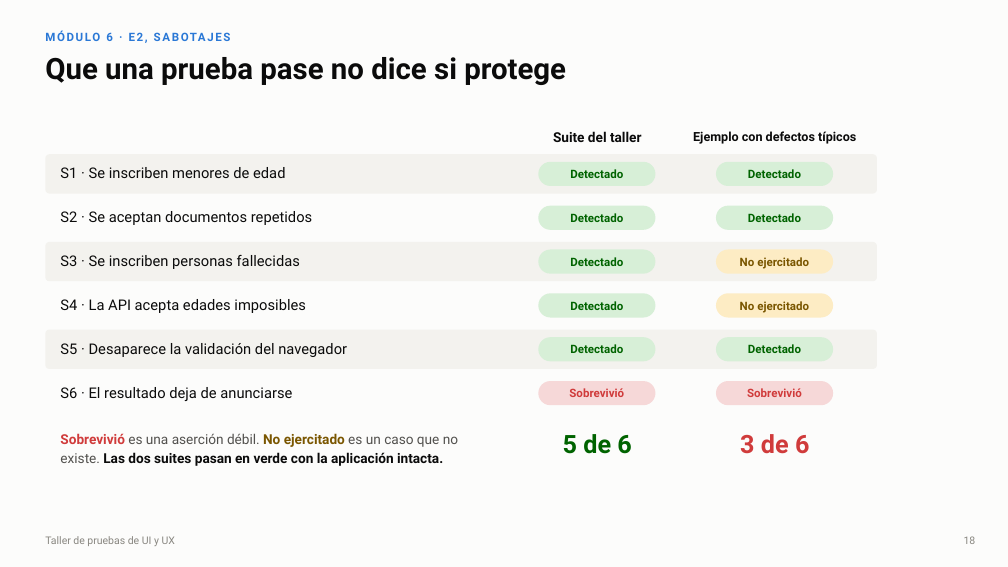
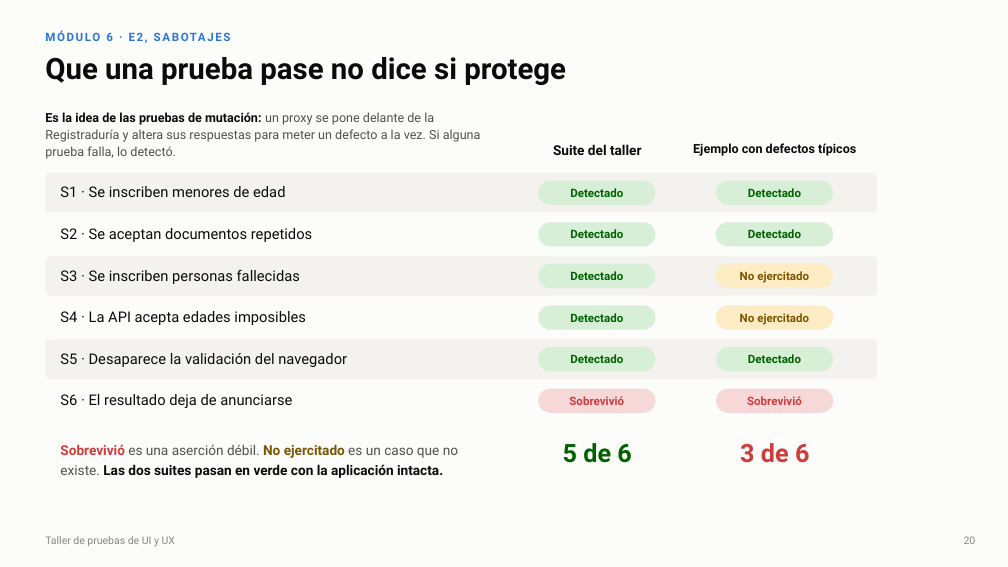
Before and after one commit to CesarAVegaF312/TYVS-Taller_Pruebas_de_UX, a slide deck: slide 20 of Pruebas de UI y UX.pptx (slide 18 before the commit). Drawn at 1008x567 pixels with LibreOffice and Linux fonts; fonts in the diff are those of the drawing. Boxes give left, top, right and bottom in pixels: in the first picture for what was removed or moved away, otherwise in the second. Text is boxed around its words. In the diff, an @@ line names an element or a change of style, - is before the commit and + after.

Commit message:
Presentacion: explica las herramientas y los terminos antes de usarlos
- Diapositiva nueva sobre Playwright antes del primer codigo: que es, que es
  page, como corre npm test (webServer) y la prueba 01 real del modulo 1, con
  un glosario de test, localizador y asercion.
- Diapositiva nueva sobre axe antes de hablar de sus limites, con la salida
  real de axe 4.13.0 sobre defectuosa.html, y una franja que explica WCAG,
  sus niveles y como se leen las etiquetas (wcag21aa).
- Definiciones en su propia diapositiva: E2E, role="status" y el lector de
  pantalla, --repeat-each y workers, defectuosa.html, las reglas de axe en
  espanol, la categoria best-practice, el placeholder sin la jerga accname,
  referencias, diff y CI, el mecanismo de los sabotajes (pruebas de mutacion)
  y los terminos de Selenium.
- construir.py acepta una ruta de salida, para regenerar aunque el .pptx
  este abierto en PowerPoint.

```diff
--- a/Pruebas de UI y UX.pptx
+++ b/Pruebas de UI y UX.pptx
@@ text added at <box>45,112,481,159</box>, 12 pt, text #52514E @@
+Es la idea de las pruebas de mutación: un proxy se pone delante de la Registraduría y altera sus respuestas para meter un defecto a la vez. Si alguna prueba falla, lo detectó.
@@ rounded rectangle: place and size @@
-rounded rectangle at <box>45,154,877,194</box>
+rounded rectangle at <box>45,173,877,212</box>
@@ text "S1 · Se inscriben menores ...": place and size @@
-text "S1 · Se inscriben menores ..." at <box>60,167,285,178</box>
+text "S1 · Se inscriben menores ..." at <box>60,186,285,197</box>
@@ rounded rectangle "Detectado": place and size @@
-rounded rectangle "Detectado" at <box>716,162,833,186</box>
+rounded rectangle "Detectado" at <box>538,181,656,205</box>
@@ rounded rectangle "Detectado": place and size @@
-rounded rectangle "Detectado" at <box>538,162,656,186</box>
+rounded rectangle "Detectado" at <box>716,181,833,205</box>
@@ rounded rectangle "Detectado": place and size @@
-rounded rectangle "Detectado" at <box>716,206,833,230</box>
+rounded rectangle "Detectado" at <box>538,222,656,247</box>
@@ rounded rectangle "Detectado": place and size @@
-rounded rectangle "Detectado" at <box>538,206,656,230</box>
+rounded rectangle "Detectado" at <box>716,222,833,247</box>
@@ 5 rounded rectangles, 4 texts: place and size @@
-5 rounded rectangles, 4 texts at <box>45,131,877,318</box>
+5 rounded rectangles, 4 texts at <box>45,143,877,330</box>
@@ 4 texts, 1 rounded rectangle: place and size @@
-4 texts, 1 rounded rectangle at <box>45,299,877,454</box>
+4 texts, 1 rounded rectangle at <box>45,311,877,463</box>
@@ rounded rectangle "Detectado": place and size @@
-rounded rectangle "Detectado" at <box>716,337,833,361</box>
+rounded rectangle "Detectado" at <box>538,347,656,371</box>
@@ rounded rectangle "Detectado": place and size @@
-rounded rectangle "Detectado" at <box>538,337,656,361</box>
+rounded rectangle "Detectado" at <box>716,347,833,371</box>
@@ text "S6 · El resultado deja ...": place and size @@
-text "S6 · El resultado deja ..." at <box>60,387,292,401</box>
+text "S6 · El resultado deja ..." at <box>60,394,292,408</box>
@@ rounded rectangle "Sobrevivió": place and size @@
-rounded rectangle "Sobrevivió" at <box>716,381,833,405</box>
+rounded rectangle "Sobrevivió" at <box>538,389,656,413</box>
@@ rounded rectangle "Sobrevivió": place and size @@
-rounded rectangle "Sobrevivió" at <box>538,381,656,405</box>
+rounded rectangle "Sobrevivió" at <box>716,389,833,413</box>
@@ text "Sobrevivió es una aserción débil. ...": place and size @@
-text "Sobrevivió es una aserción débil. ..." at <box>60,433,458,466</box>
+text "Sobrevivió es una aserción débil. ..." at <box>60,444,458,478</box>
@@ text at <box>964,536,976,544</box>: text changed @@
-18
+20
```
Also in this commit, not shown: 18 other slides changed, 2 slides added, 1 other file.
